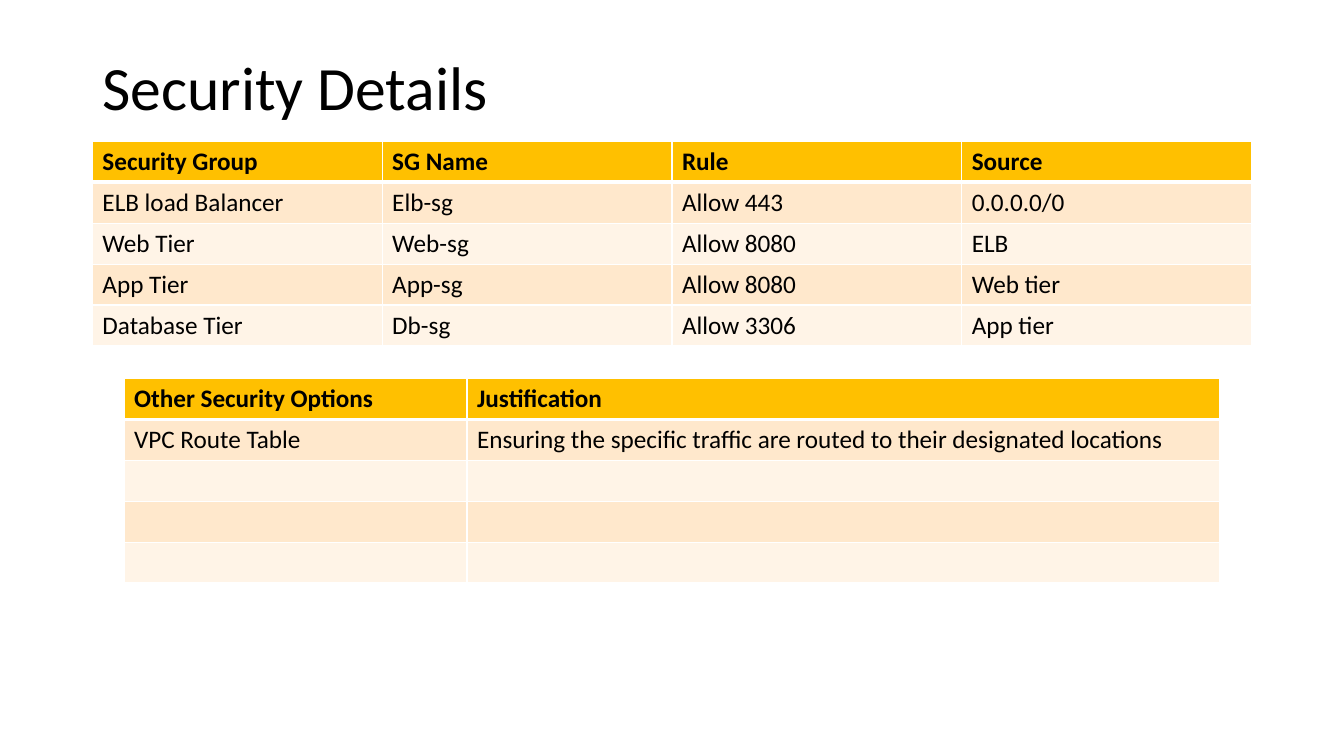
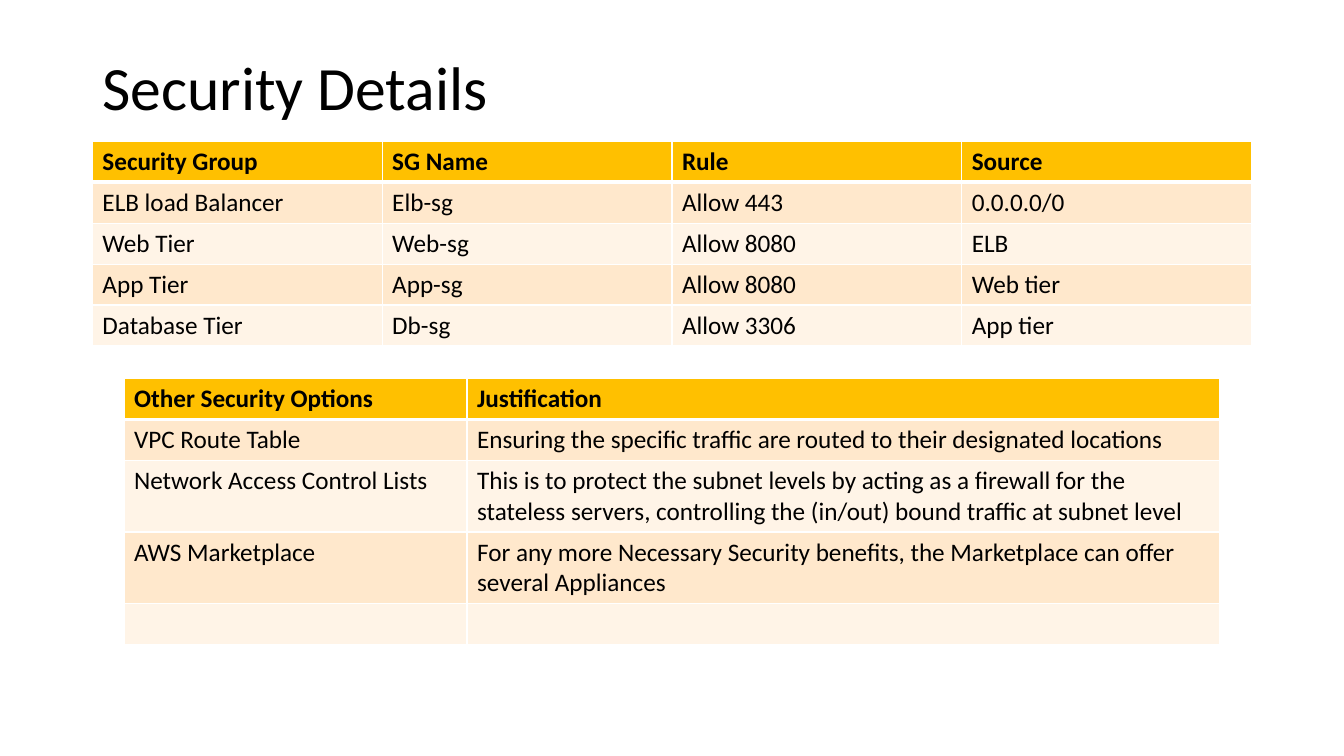
Before and after one commit to WilliamCareySemiColon/college_y3, a slide deck: slide 3 of Cloud_Computing/Labs/Assignment/part 2/Cloud-Computing-Assignment-2.pptx. Drawn at 1344x756 pixels with LibreOffice and Linux fonts; fonts in the diff are those of the drawing. Boxes give left, top, right and bottom in pixels: in the first picture for what was removed or moved away, otherwise in the second. Text is boxed around its words. In the diff, an @@ line names an element or a change of style, - is before the commit and + after.

```diff
--- a/Cloud_Computing/Labs/Assignment/part 2/Cloud-Computing-Assignment-2.pptx
+++ b/Cloud_Computing/Labs/Assignment/part 2/Cloud-Computing-Assignment-2.pptx
@@ table at (124,379,1220,643) @@
+row 3: Network Access Control Lists | This is to protect the subnet levels by acting as a firewall for the stateless servers, controlling the (in/out) bound traffic at subnet level
+row 4: AWS Marketplace | For any more Necessary Security benefits, the Marketplace can offer several Appliances
-row 4:  | 
-row 5:  | 
```
Also in this commit, not shown: 9 other slides changed, 1 slide removed, 1 other file.
